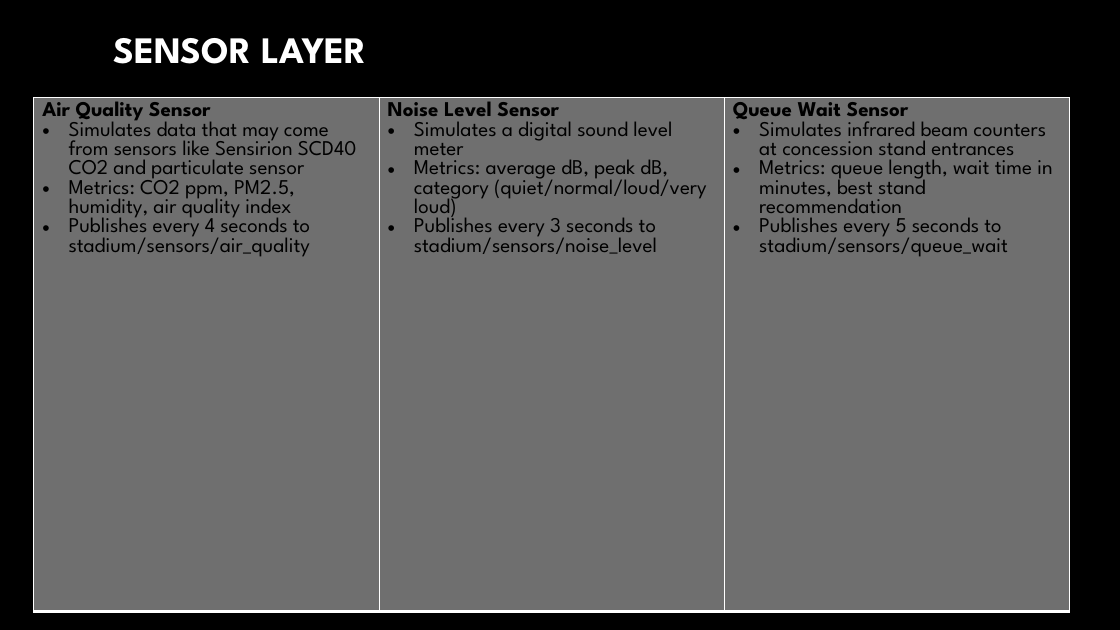
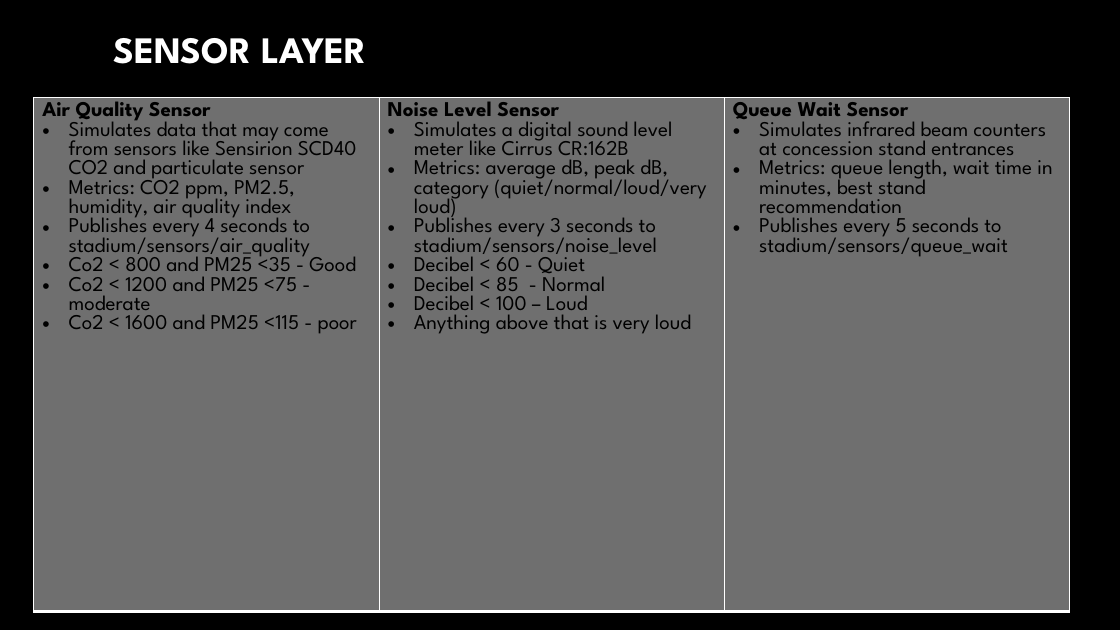
Before and after one commit to JohnJoyK/smart-stadium, a slide deck: slide 5 of presentation.pptx. Drawn at 1120x630 pixels with LibreOffice and Linux fonts; fonts in the diff are those of the drawing; background and template pictures are left out. Boxes give left, top, right and bottom in pixels: in the first picture for what was removed or moved away, otherwise in the second. Text is boxed around its words. In the diff, an @@ line names an element or a change of style, - is before the commit and + after.

Commit message:
Updated ppt

```diff
--- a/presentation.pptx
+++ b/presentation.pptx
@@ table at [34,98,1070,612] @@
-row 1, column 1: Air Quality Sensor / Simulates data that may come from sensors like Sensirion SCD40 CO2 and particulate sensor / Metrics: CO2 ppm, PM2.5, humidity, air quality index / Publishes every 4 seconds to stadium/sensors/air_quality
+row 1, column 1: Air Quality Sensor / Simulates data that may come from sensors like Sensirion SCD40 CO2 and particulate sensor / Metrics: CO2 ppm, PM2.5, humidity, air quality index / Publishes every 4 seconds to stadium/sensors/air_quality / Co2 < 800 and PM25 <35 - Good / Co2 < 1200 and PM25 <75 - moderate / Co2 < 1600 and PM25 <115 - poor
-row 1, column 2: Noise Level Sensor / Simulates a digital sound level meter / Metrics: average dB, peak dB, category (quiet/normal/loud/very loud) / Publishes every 3 seconds to stadium/sensors/noise_level
+row 1, column 2: Noise Level Sensor / Simulates a digital sound level meter like Cirrus CR:162B / Metrics: average dB, peak dB, category (quiet/normal/loud/very loud) / Publishes every 3 seconds to stadium/sensors/noise_level / Decibel < 60 - Quiet / Decibel < 85 - Normal / Decibel < 100 – Loud / Anything above that is very loud
```
